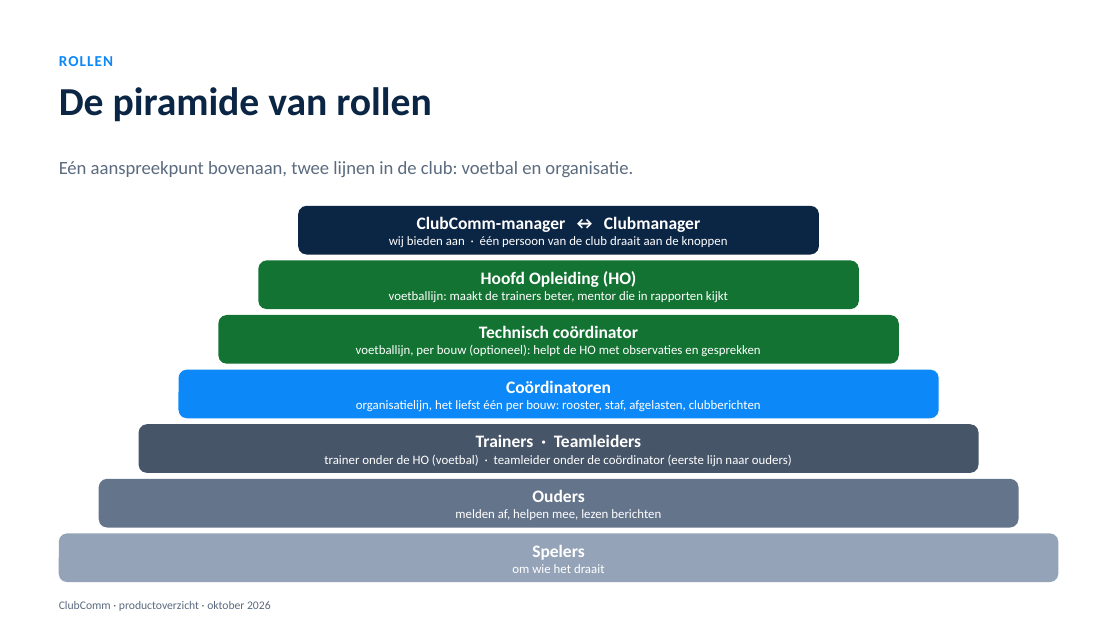
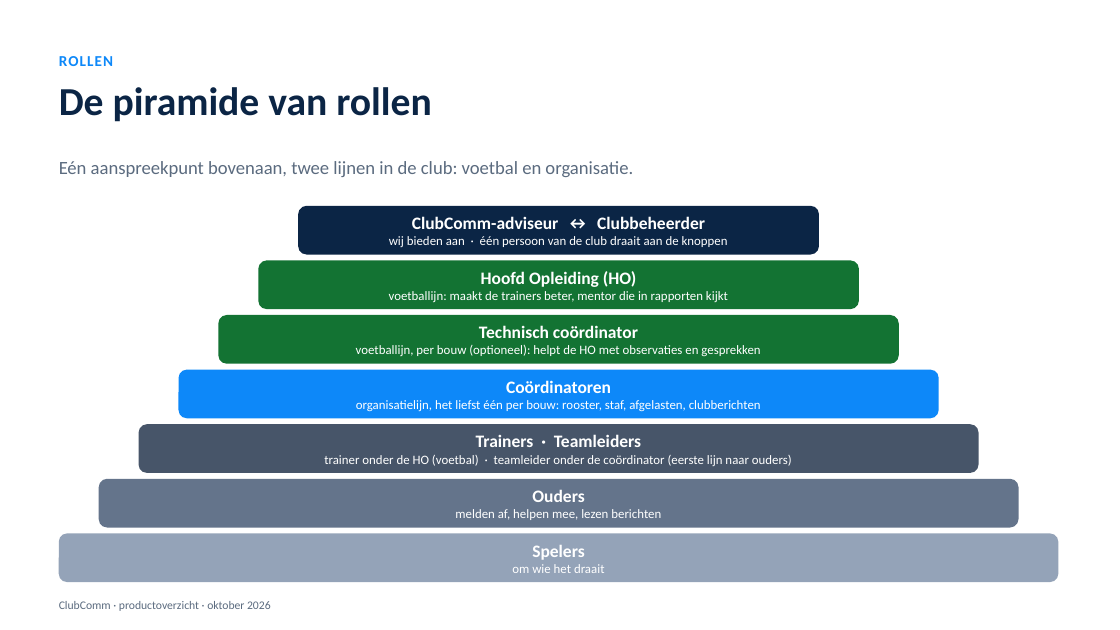
Before and after one commit to sofianabayahya/Clubcomm, a slide deck: slide 3 of docs/presentaties/ClubComm-productoverzicht.pptx. Drawn at 1120x630 pixels with LibreOffice and Linux fonts; fonts in the diff are those of the drawing. Boxes give left, top, right and bottom in pixels: in the first picture for what was removed or moved away, otherwise in the second. Text is boxed around its words. In the diff, an @@ line names an element or a change of style, - is before the commit and + after.

```diff
--- a/docs/presentaties/ClubComm-productoverzicht.pptx
+++ b/docs/presentaties/ClubComm-productoverzicht.pptx
@@ text at bbox=[412, 216, 705, 229]: text changed @@
-ClubComm-manager ↔ Clubmanager
+ClubComm-adviseur ↔ Clubbeheerder
```
Also in this commit, not shown: 4 other slides changed, 9 other files.
